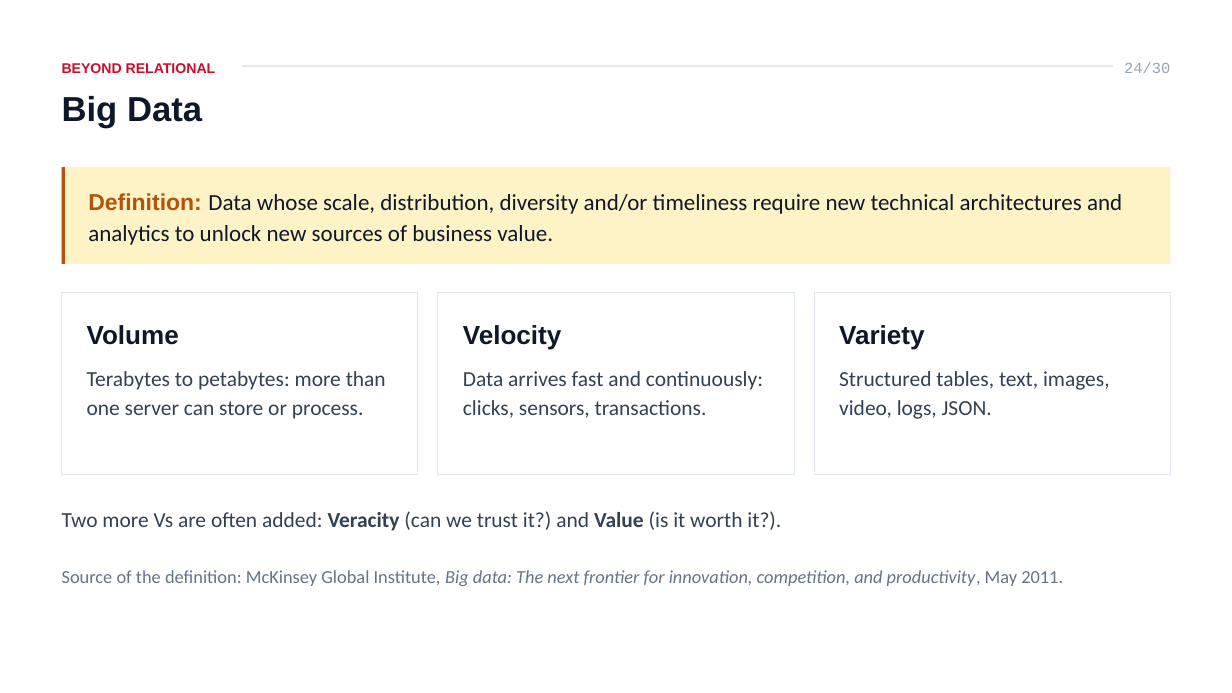
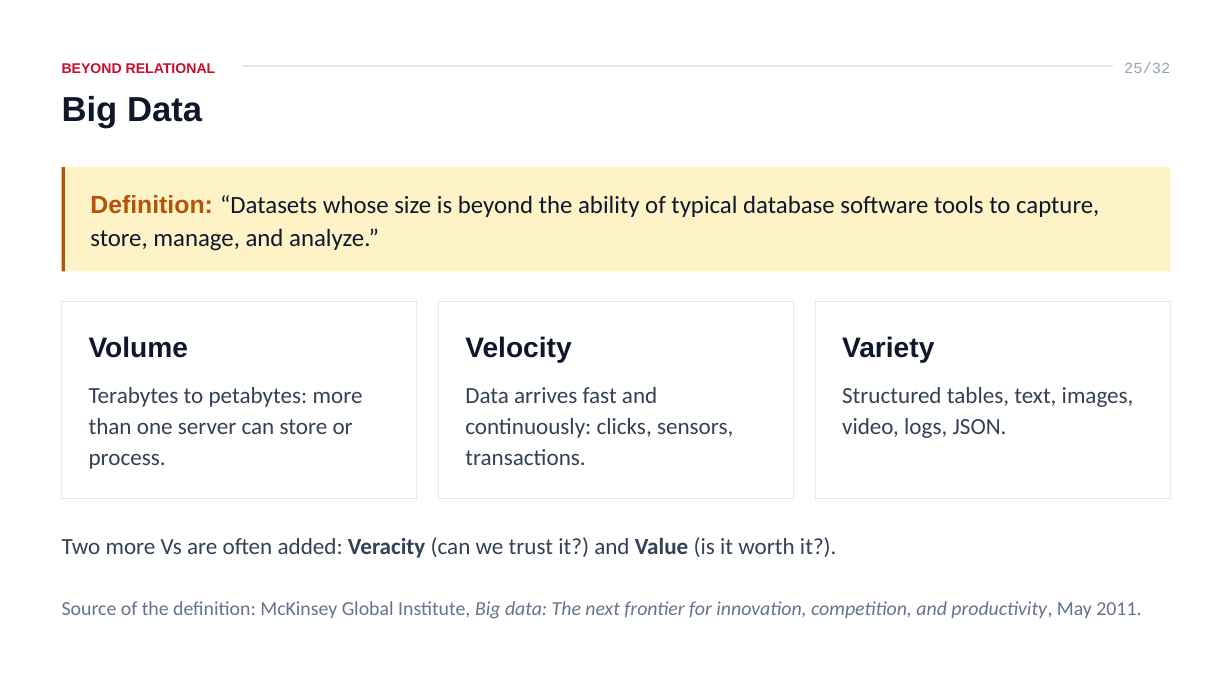
Before and after one commit to ahmedatef2007/db-slides, a slide deck: slide 25 of pptx/ITI_Database_Course_Lesson_1_Introduction.pptx (slide 24 before the commit). Drawn at 1232x693 pixels with LibreOffice and Linux fonts; fonts in the diff are those of the drawing. Boxes give left, top, right and bottom in pixels: in the first picture for what was removed or moved away, otherwise in the second. Text is boxed around its words. In the diff, an @@ line names an element or a change of style, - is before the commit and + after.

```diff
--- a/pptx/ITI_Database_Course_Lesson_1_Introduction.pptx
+++ b/pptx/ITI_Database_Course_Lesson_1_Introduction.pptx
@@ text at bbox=[1124, 62, 1170, 73]: text changed @@
-24/30
+25/32
@@ rectangle: place and size @@
-rectangle at bbox=[62, 167, 1170, 264]
+rectangle at bbox=[62, 167, 1170, 271]
@@ rectangle: place and size @@
-rectangle at bbox=[62, 167, 65, 264]
+rectangle at bbox=[62, 167, 65, 271]
@@ text at bbox=[90, 195, 1099, 251]: text changed; size 26.9 to 29 pt @@
-Definition: Data whose scale, distribution, diversity and/or timeliness require new technical architectures and analytics to unlock new sources of business value.
+Definition: “Datasets whose size is beyond the ability of typical database software tools to capture, store, manage, and analyze.”
@@ rectangle: place and size @@
-rectangle at bbox=[62, 292, 418, 474]
+rectangle at bbox=[62, 302, 417, 498]
@@ text "Volume": place and size @@
-text "Volume" at bbox=[87, 325, 179, 345]
+text "Volume" at bbox=[89, 336, 189, 358]
@@ rectangle: place and size @@
-rectangle at bbox=[438, 292, 794, 474]
+rectangle at bbox=[439, 302, 794, 498]
@@ text "Velocity": place and size @@
-text "Velocity" at bbox=[463, 325, 562, 350]
+text "Velocity" at bbox=[465, 336, 571, 362]
@@ rectangle: place and size @@
-rectangle at bbox=[814, 292, 1170, 474]
+rectangle at bbox=[815, 302, 1170, 498]
@@ size 30.5 to 32.8 pt in 3 elements at bbox=[465, 336, 571, 362], bbox=[89, 336, 189, 358], bbox=[842, 336, 934, 362] @@
@@ text "Variety": place and size @@
-text "Variety" at bbox=[839, 325, 925, 350]
+text "Variety" at bbox=[842, 336, 934, 362]
@@ text "Terabytes to petabytes: more than ...": place and size @@
-text "Terabytes to petabytes: more than ..." at bbox=[87, 371, 386, 419]
+text "Terabytes to petabytes: more than ..." at bbox=[89, 387, 363, 469]
@@ text "Data arrives fast and continuously: ...": place and size @@
-text "Data arrives fast and continuously: ..." at bbox=[463, 371, 763, 418]
+text "Data arrives fast and continuously: ..." at bbox=[465, 387, 733, 465]
@@ text "Structured tables, text, images, video, ...": place and size @@
-text "Structured tables, text, images, video, ..." at bbox=[839, 371, 1110, 419]
+text "Structured tables, text, images, video, ..." at bbox=[842, 387, 1134, 438]
@@ size 25.1 to 27 pt in 4 elements at bbox=[842, 387, 1134, 438], bbox=[465, 387, 733, 465], bbox=[89, 387, 363, 469], bbox=[62, 537, 837, 558] @@
@@ text "Two more Vs are often ...": place and size @@
-text "Two more Vs are often ..." at bbox=[62, 511, 781, 531]
+text "Two more Vs are often ..." at bbox=[62, 537, 837, 558]
@@ text "Source of the definition: McKinsey ...": place and size @@
-text "Source of the definition: McKinsey ..." at bbox=[62, 570, 1063, 586]
+text "Source of the definition: McKinsey ..." at bbox=[62, 601, 1141, 619]
@@ text "Source of the definition: McKinsey ..." at bbox=[62, 601, 1141, 619]: size 21.5 to 23.2 pt @@
```
Also in this commit, not shown: 27 other slides changed, 2 slides added, 10 other files.
